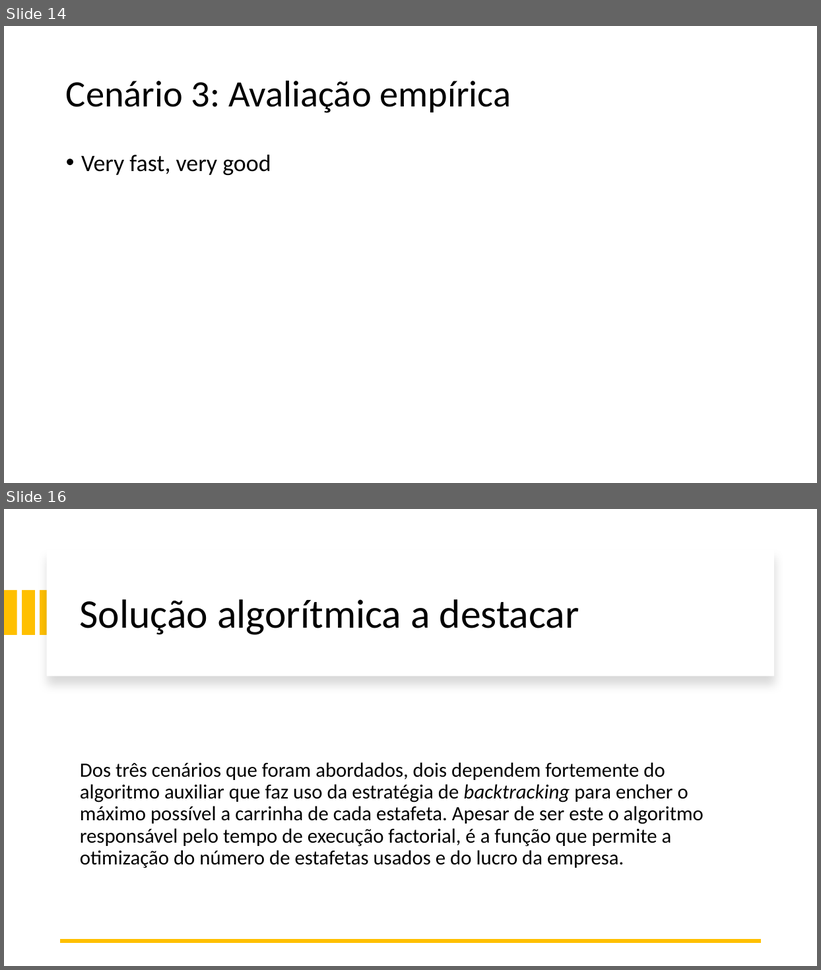
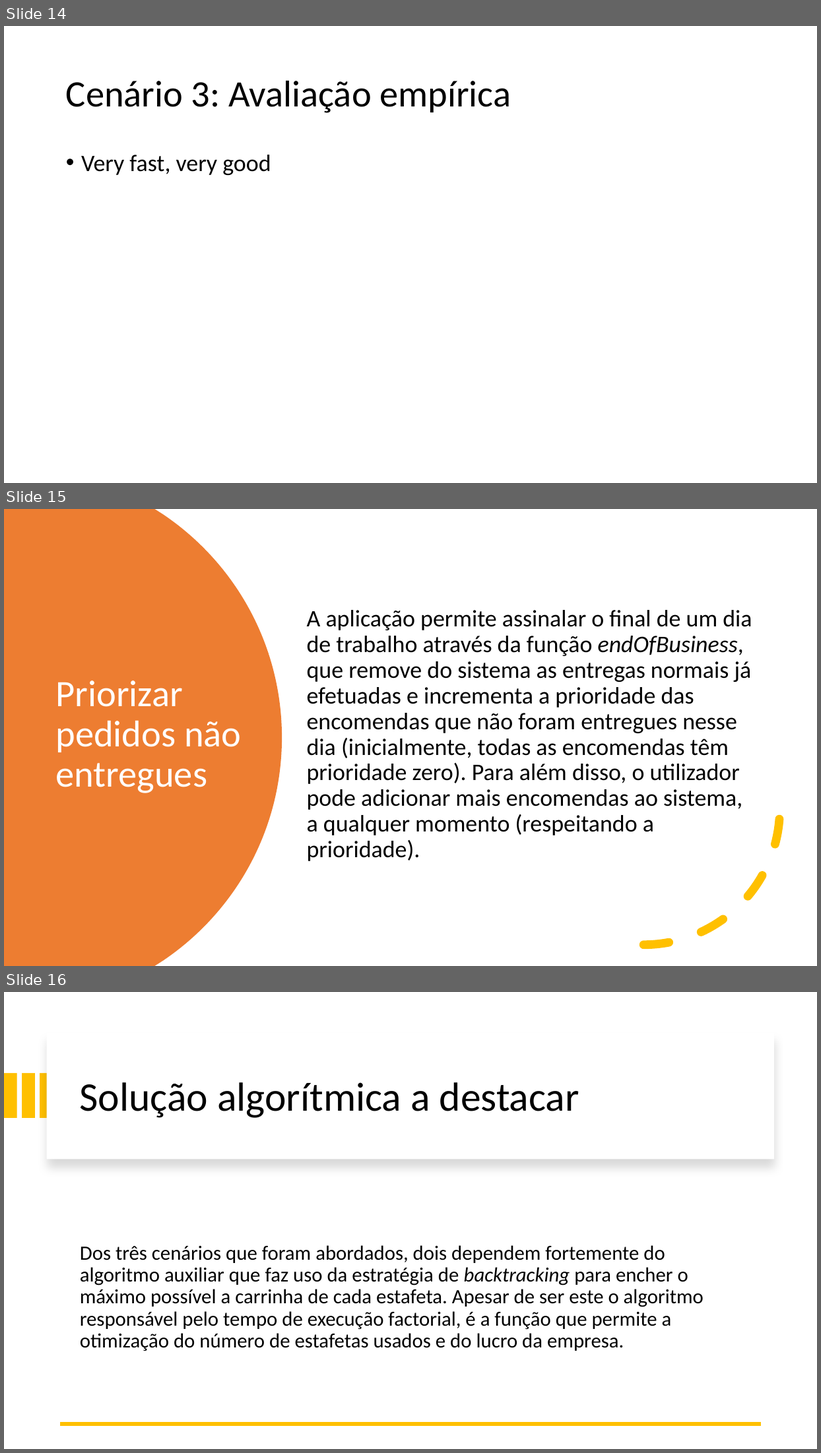
Before and after one commit to afs202005277/UrbanLogisticsOptimizer, a slide deck: Apresentacao.pptx. Shown one above the other, each under a label of ours: slides 14 and 16 before the commit, slides 14, 15 and 16 after it; the slides between them are not shown. The pictures are 821x970 and 821x1453 pixels, drawn with LibreOffice and Linux fonts; fonts in the diff are those of the drawing. Boxes give left, top, right and bottom in pixels: in the first picture for what was removed or moved away, otherwise in the second. Text is boxed around its words. In the diff, an @@ line names an element or a change of style, - is before the commit and + after.

```diff
--- a/Apresentacao.pptx
+++ b/Apresentacao.pptx
@@ slide 15 added at (4, 509, 817, 966), background #FFFFFF @@
@@ freeform shape added at (4, 509, 282, 966), fill #ED7D31 @@
@@ text added at (307, 610, 752, 861), 28 pt, text #000000 @@
+A aplicação permite assinalar o final de um dia de trabalho através da função endOfBusiness, que remove do sistema as entregas normais já efetuadas e incrementa a prioridade das encomendas que não foram entregues nesse dia (inicialmente, todas as encomendas têm prioridade zero). Para além disso, o utilizador pode adicionar mais encomendas ao sistema, a qualquer momento (respeitando a prioridade).
@@ title added at (56, 681, 241, 793), 44 pt, text #FFFFFF @@
+Priorizar pedidos não entregues
@@ arc (boxed as its full ellipse) added at (508, 673, 781, 946), outline #FFC000 10 pt dashed @@
```
Also in this commit, not shown: 2 slides changed, 1 slide removed, 13 other files.
